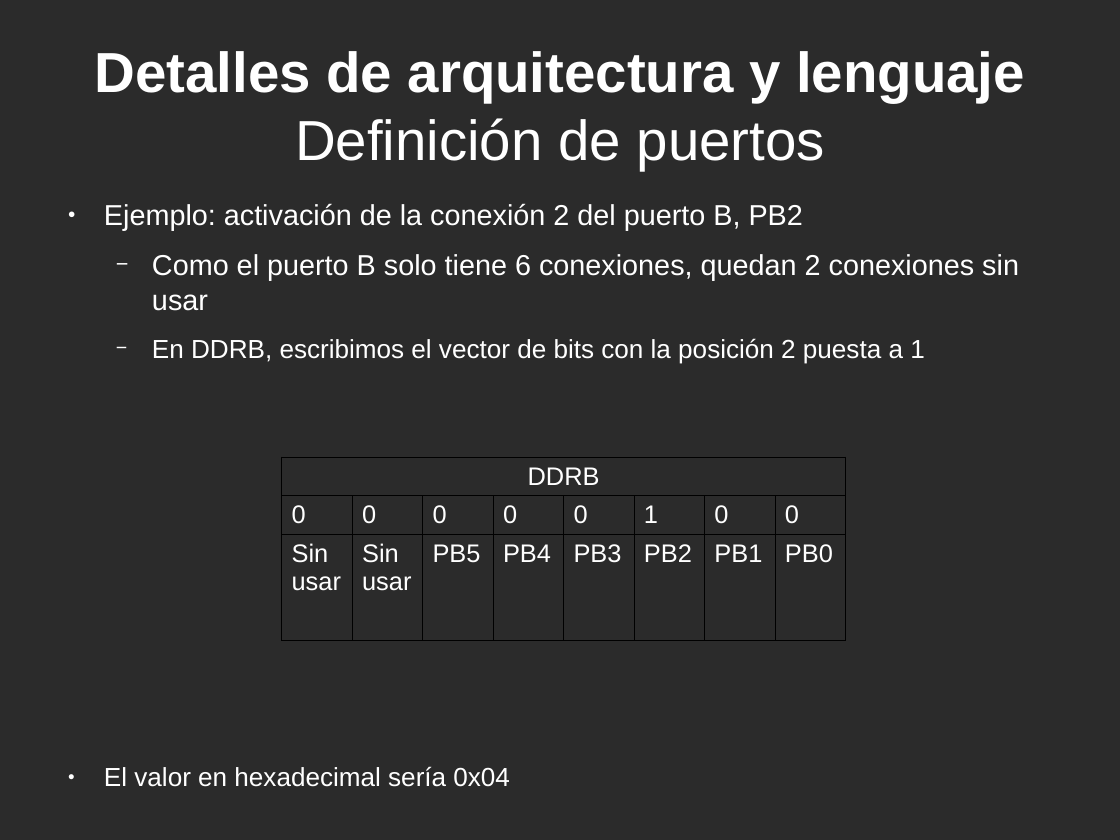
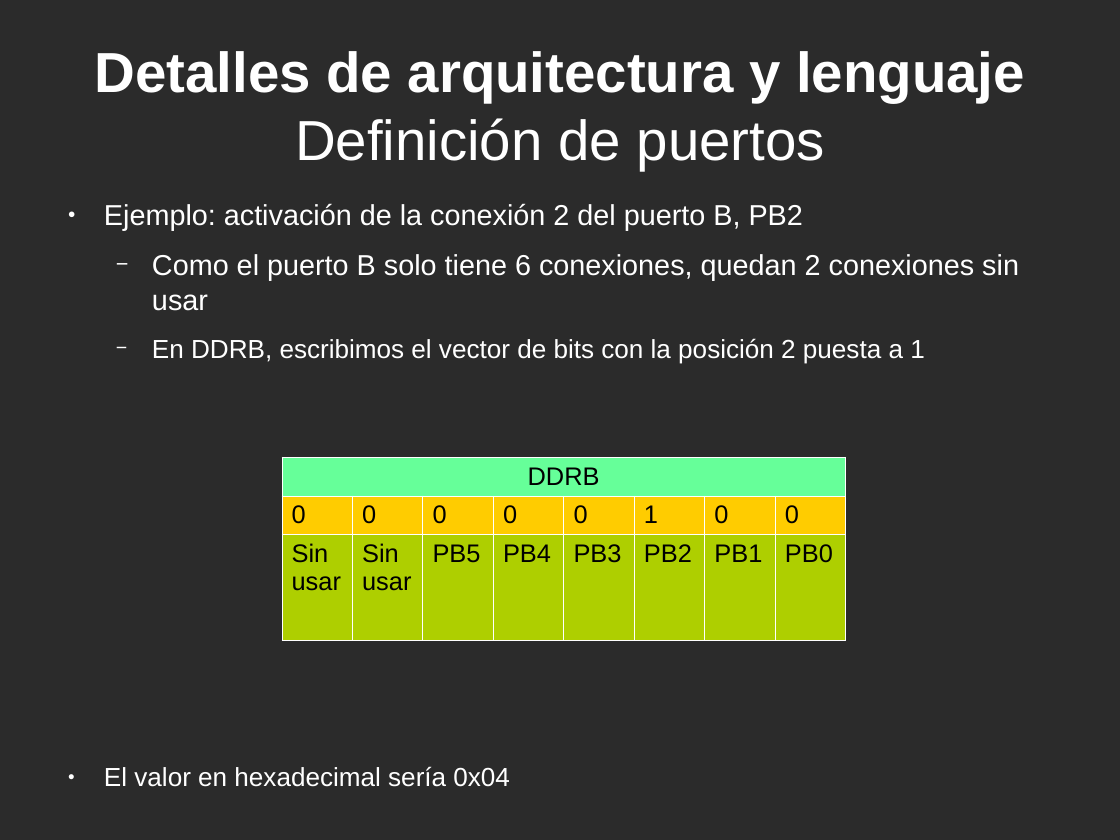
Before and after one commit to AlmuHS/Presentaciones-y-trabajos, a slide deck: slide 14 of ArduinoAssembly/ArduinoAssembly.odp. Drawn at 1120x840 pixels with LibreOffice and Linux fonts; fonts in the diff are those of the drawing; background and template pictures are left out; a plain dark background stands for a picture behind light text. Boxes give left, top, right and bottom in pixels: in the first picture for what was removed or moved away, otherwise in the second. Text is boxed around its words. In the diff, an @@ line names an element or a change of style, - is before the commit and + after.

```diff
--- a/ArduinoAssembly/ArduinoAssembly.odp
+++ b/ArduinoAssembly/ArduinoAssembly.odp
@@ table at bbox=[282, 457, 843, 641] @@
@@ fill none to #66FF99 in row 1, column 1 @@
@@ fill none to #FFCC00 in row 2 @@
@@ fill none to #AECF00 in row 3 @@
@@ text colour #FFFFFF to #000000 @@
@@ borders changed @@
```
Also in this commit, not shown: 3 other slides changed.
